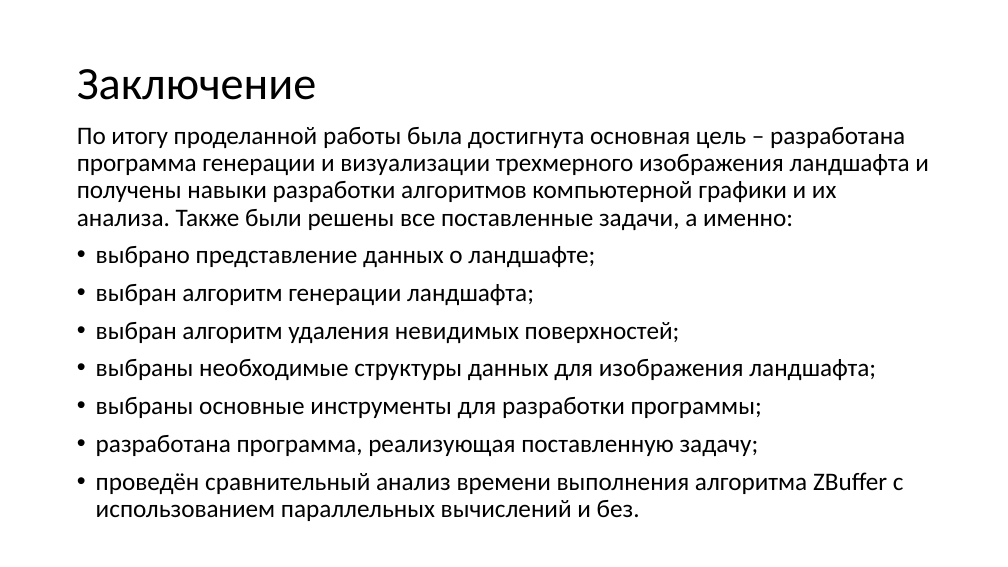
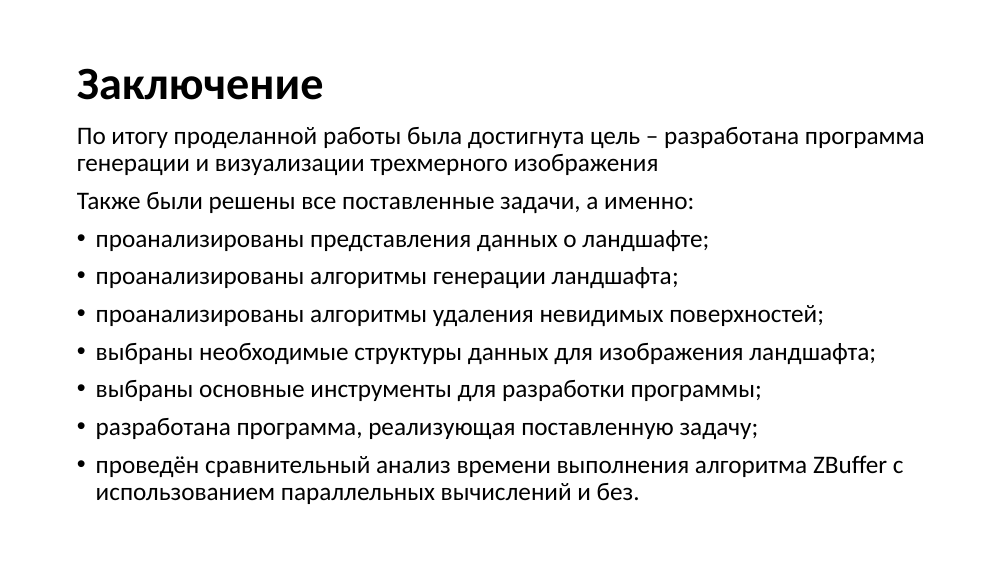
Before and after one commit to Inlucker/LandscapeTest, a slide deck: slide 11 of Presentation/Pronin LandscapeGen.pptx. Drawn at 1008x567 pixels with LibreOffice and Linux fonts; fonts in the diff are those of the drawing. Boxes give left, top, right and bottom in pixels: in the first picture for what was removed or moved away, otherwise in the second. Text is boxed around its words. In the diff, an @@ line names an element or a change of style, - is before the commit and + after.

```diff
--- a/Presentation/Pronin LandscapeGen.pptx
+++ b/Presentation/Pronin LandscapeGen.pptx
@@ title "Заключение" at (77,68,324,100): bold on @@
@@ text at (77,127,925,326): text changed @@
-По итогу проделанной работы была достигнута основная цель – разработана программа генерации и визуализации трехмерного изображения ландшафта и получены навыки разработки алгоритмов компьютерной графики и их анализа. Также были решены все поставленные задачи, а именно:
-• выбрано представление данных о ландшафте;
-• выбран алгоритм генерации ландшафта;
-• выбран алгоритм удаления невидимых поверхностей;
+По итогу проделанной работы была достигнута цель – разработана программа генерации и визуализации трехмерного изображения
+Также были решены все поставленные задачи, а именно:
+• проанализированы представления данных о ландшафте;
+• проанализированы алгоритмы генерации ландшафта;
+• проанализированы алгоритмы удаления невидимых поверхностей;
```
Also in this commit, not shown: 7 other slides changed, 1 other file.
